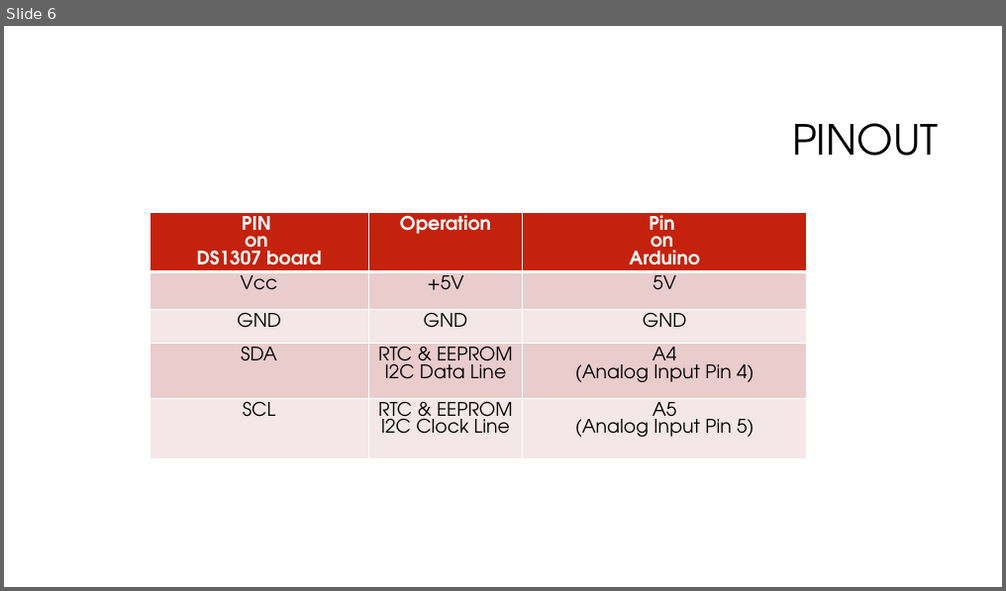
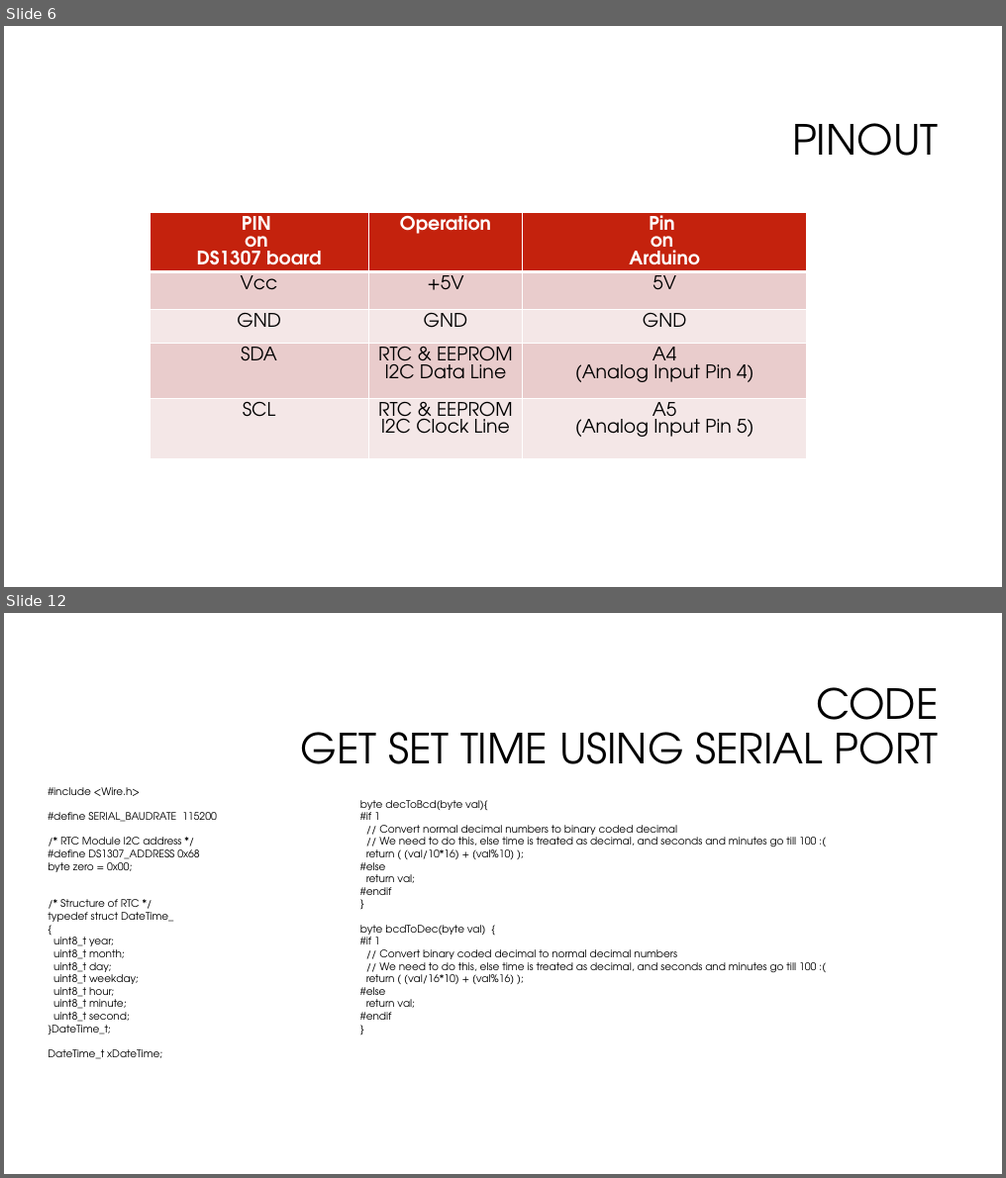
Before and after one commit to softwaresunleashed/arduino, a slide deck: custom_projects/12_RTC_EEPROM_Interfacing/12_RTC_EEPROM_Interfacing.pptx. Shown one above the other, each under a label of ours: slide 6 before the commit, slides 6 and 12 after it; the slides between them are not shown. The pictures are 1006x591 and 1006x1178 pixels, drawn with LibreOffice and Linux fonts; fonts in the diff are those of the drawing; background and template pictures are left out. Boxes give left, top, right and bottom in pixels: in the first picture for what was removed or moved away, otherwise in the second. Text is boxed around its words. In the diff, an @@ line names an element or a change of style, - is before the commit and + after.

```diff
--- a/custom_projects/12_RTC_EEPROM_Interfacing/12_RTC_EEPROM_Interfacing.pptx
+++ b/custom_projects/12_RTC_EEPROM_Interfacing/12_RTC_EEPROM_Interfacing.pptx
@@ slide 12 added at <box>4,613,1002,1174</box>, background #FFFFFF @@
@@ title added at <box>301,687,939,764</box>, 40 pt, text #000000 @@
+CODE
+GET SET TIME USING SERIAL PORT
@@ text added at <box>48,787,217,1059</box>, 10 pt, text #000000 @@
+#include <Wire.h>
+#define SERIAL_BAUDRATE 115200
+/* RTC Module I2C address */
+#define DS1307_ADDRESS 0x68
+byte zero = 0x00;
+/* Structure of RTC */
+typedef struct DateTime_
+{
+uint8_t year;
+uint8_t month;
+uint8_t day;
+uint8_t weekday;
+uint8_t hour;
+uint8_t minute;
+uint8_t second;
+}DateTime_t;
+DateTime_t xDateTime;
@@ text added at <box>360,800,816,1026</box>, 10 pt, text #000000 @@
+byte decToBcd(byte val){
+#if 1
+// Convert normal decimal numbers to binary coded decimal
+// We need to do this, else time is treated as decimal, and seconds and minutes go till 100 :(
+return ( (val/10*16) + (val%10) );
+#else
+return val;
+#endif
+}
+byte bcdToDec(byte val) {
+#if 1
+// Convert binary coded decimal to normal decimal numbers
+// We need to do this, else time is treated as decimal, and seconds and minutes go till 100 :(
+return ( (val/16*10) + (val%16) );
+#else
+return val;
+#endif
+}
```
Also in this commit, not shown: 3 slides changed, 7 other slides added, 2 slides removed, 1 other file.
